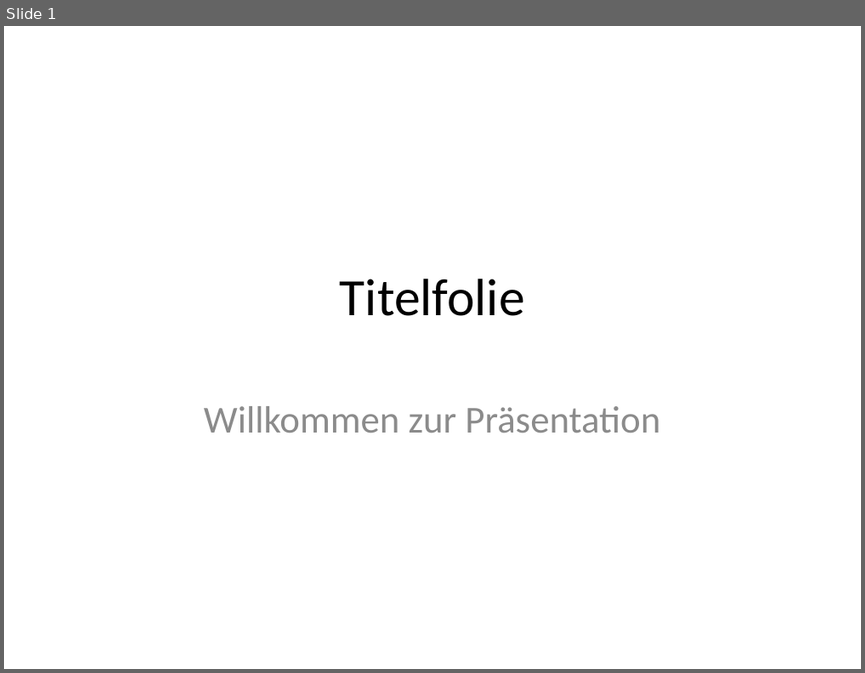
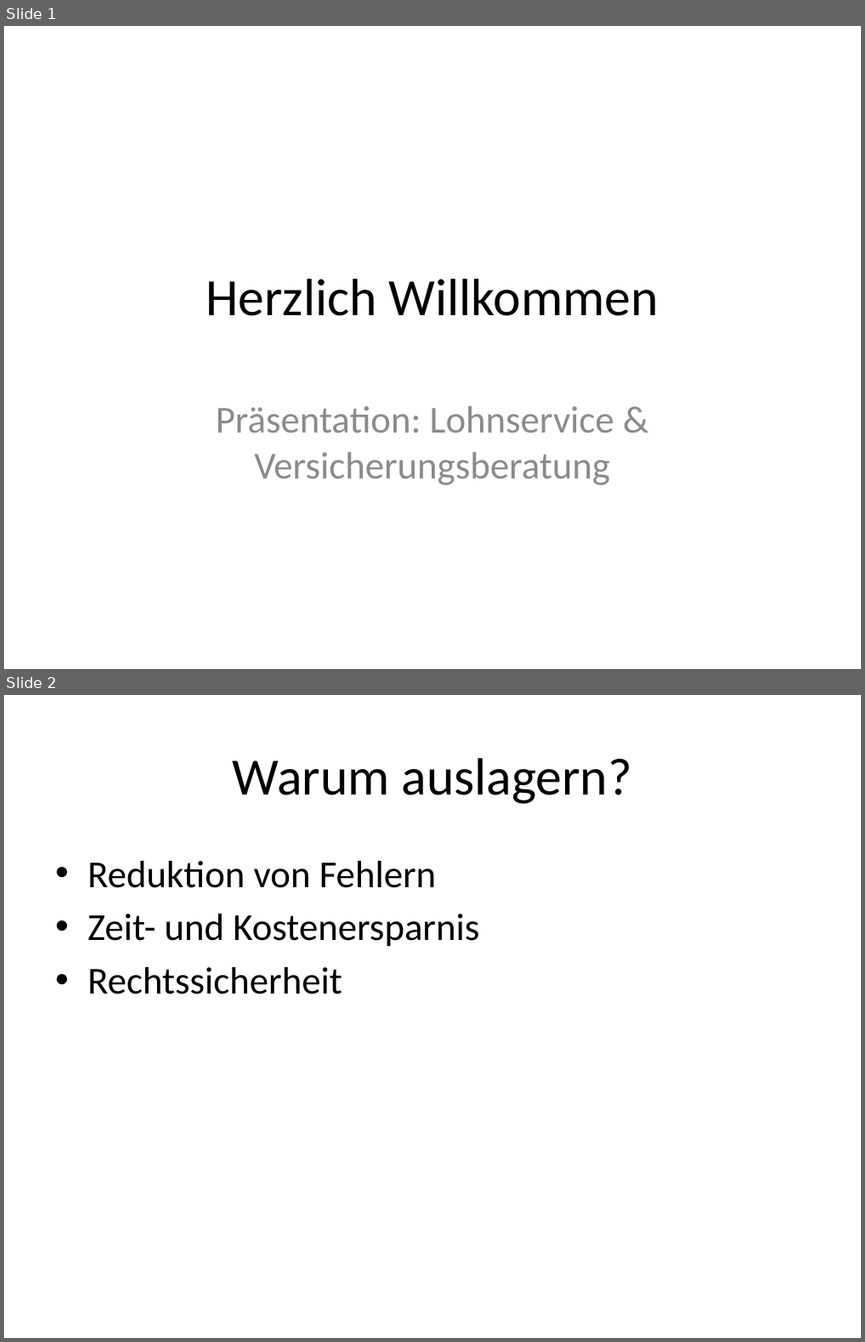
Before and after one commit to BDOZug/json-to-pptx, a slide deck: output_presentation.pptx. Shown one above the other, each under a label of ours: slide 1 before the commit, slides 1 and 2 after it. The pictures are 865x673 and 865x1342 pixels, drawn with LibreOffice and Linux fonts; fonts in the diff are those of the drawing. Boxes give left, top, right and bottom in pixels: in the first picture for what was removed or moved away, otherwise in the second. Text is boxed around its words. In the diff, an @@ line names an element or a change of style, - is before the commit and + after.

```diff
--- a/output_presentation.pptx
+++ b/output_presentation.pptx
@@ slide 2 added at [4, 695, 861, 1338], background #FFFFFF @@
@@ title added at [233, 758, 632, 804], 44 pt, text #000000 @@
+Warum auslagern?
@@ text added at [87, 861, 479, 994], 32 pt, text #000000 @@
+• Reduktion von Fehlern
+• Zeit- und Kostenersparnis
+• Rechtssicherheit
@@ slide 1 changed as well @@
@@ title at [206, 278, 658, 316]: text changed @@
-Titelfolie
+Herzlich Willkommen
@@ subtitle at [216, 406, 614, 485]: text changed @@
-Willkommen zur Präsentation
+Präsentation: Lohnservice & Versicherungsberatung
```
Also in this commit, not shown: 2 other slides added, 1 slide removed, 4 other files.
